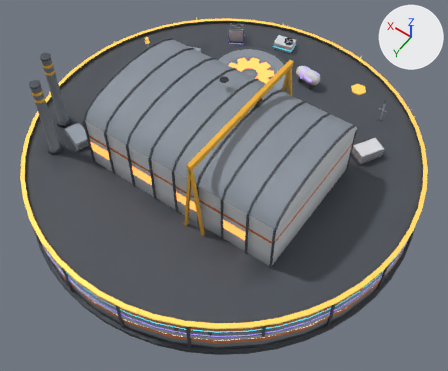
The glTF model assets/models/fabricator_xl_far.glb, before and after one commit.
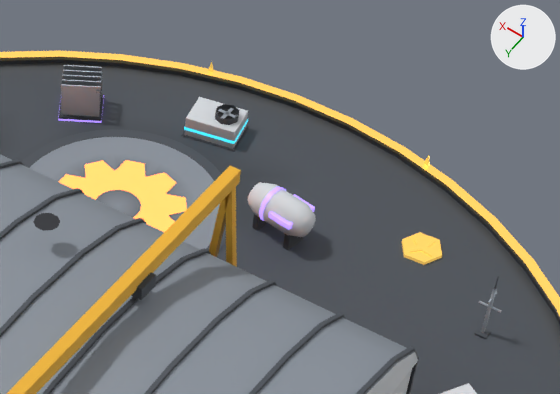
The first picture shows the older version from a 50 mm lens placed at (-15.2, 21.3, 31.9), pointed at (-1.6, 2.2, 2.0). The close-ups show the older and then the newer version on the part from 46% to 91% of the width and 0% to 38% of the height of that picture. Only the edits that show in the close-ups are written down. Every picture has the same lights, and +X, +Y and +Z are marked at upper right. Vertices at exactly the same position are counted once.

In view in the first close-up: 'L3', 'L4', 'L5', 'Roof' and 1 more.
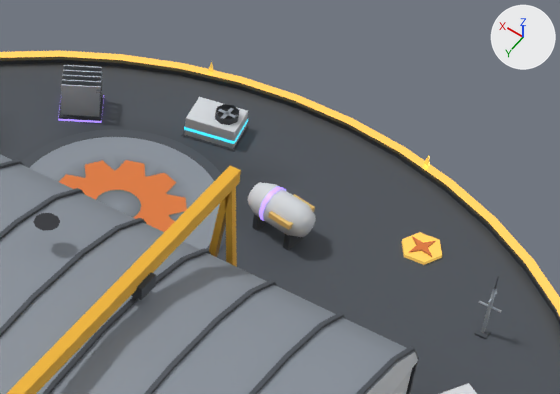
Location of each change, [x1, y1, x2, y2] in pixels of the close-ups (560 x 394 px):
part 1 of me_l4_001, recoloured: [268, 194, 315, 230] in both
part 2 of me_roof, recoloured (darker): [59, 160, 187, 232] in both
part 3 of me_roof, recoloured (darker): [59, 160, 187, 232] in both

The change, as a list of edits to the scene's bpy script:
```text
Add mat_window:
    mat_window = bpy.data.materials.new('Window')
    # nodes: BsdfPrincipled, Mix, OutputMaterial, VertexColor
    # colours: orange #ffd27a, mixed with the vertex colours
Change me_l4_001:
    where me_l4_001.from_pydata(...)  # 249 vertices, 284 faces; spans x -12.4..12.4, y -12.4..12.4, z 1.7..3.8
    used by ob_l4; location = (0.0, 0.0, 0.0)
    me_l4_001 part 1: 16 faces spanning x -2.1..-1.3, y -8.4..-7.3, z 3.4..3.6 switch from mat_l4band_001 to mat_palette_001
Change me_roof:
    where me_roof.from_pydata(...)  # 3552 vertices, 4762 faces; spans x -12.4..12.4, y -12.4..12.4, z 1.4..8.4
    used by ob_roof; location = (0.0, 0.0, 0.0)
    me_roof part 2: 1060 kept faces spanning x -11.9..11.2, y -12.0..11.1, z 1.7..2.6 get new vertex colours; the middle colour goes from white #ffffff to orange #e07a3a
    me_roof part 3: 1060 faces spanning x -11.9..11.2, y -12.0..11.1, z 1.7..2.6 switch from mat_neon_001 to mat_palette_001
    add me_roof.materials.append(mat_window)
```
